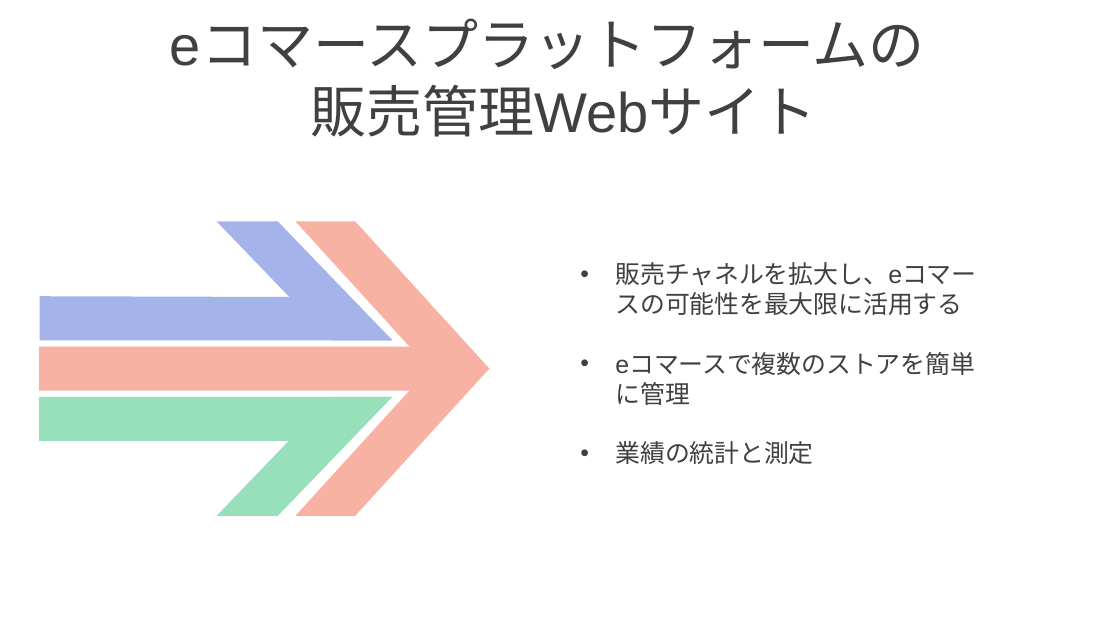
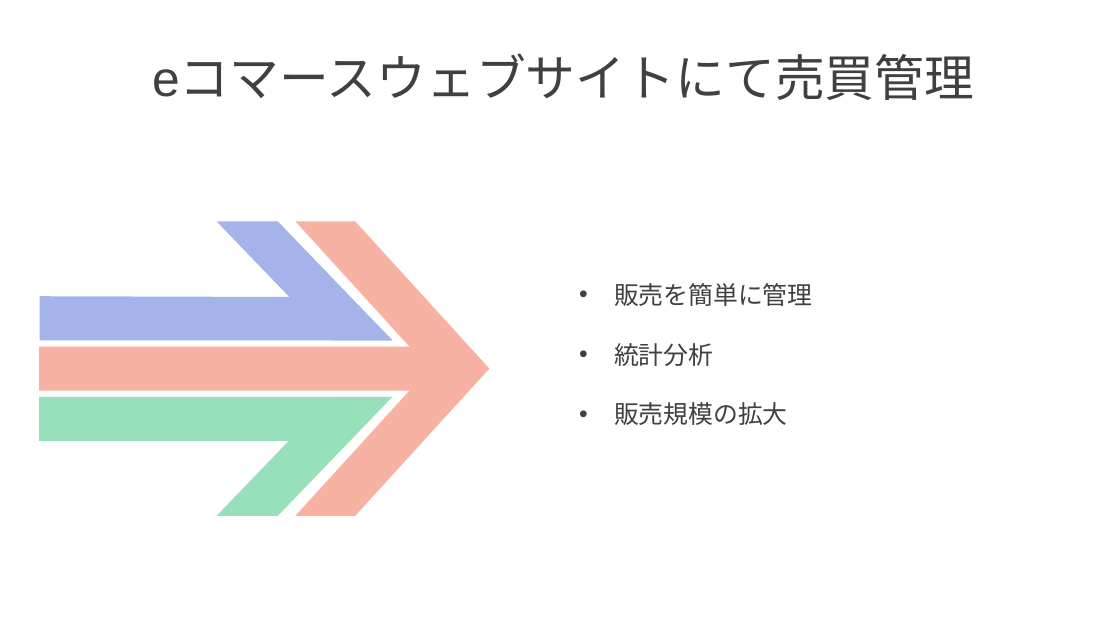
Before and after one commit to phamkhanhminhman/doan-laravel, a slide deck: slide 8 of Slide-Japanese.pptx. Drawn at 1120x630 pixels with LibreOffice and Linux fonts; fonts in the diff are those of the drawing; background and template pictures are left out. Boxes give left, top, right and bottom in pixels: in the first picture for what was removed or moved away, otherwise in the second. Text is boxed around its words. In the diff, an @@ line names an element or a change of style, - is before the commit and + after.

```diff
--- a/Slide-Japanese.pptx
+++ b/Slide-Japanese.pptx
@@ text at box(152, 57, 974, 100): text changed; size 36 to 32 pt @@
-eコマースプラットフォームの 販売管理Webサイト
+eコマースウェブサイトにて売買管理
@@ text at box(614, 283, 812, 425): text changed @@
-• 販売チャネルを拡大し、eコマースの可能性を最大限に活用する
-• eコマースで複数のストアを簡単に管理
-• 業績の統計と測定
+• 販売を簡単に管理
+• 統計分析
+• 販売規模の拡大
```
Also in this commit, not shown: 12 other slides changed, 7 slides added, 7 slides removed, 10 other files.
